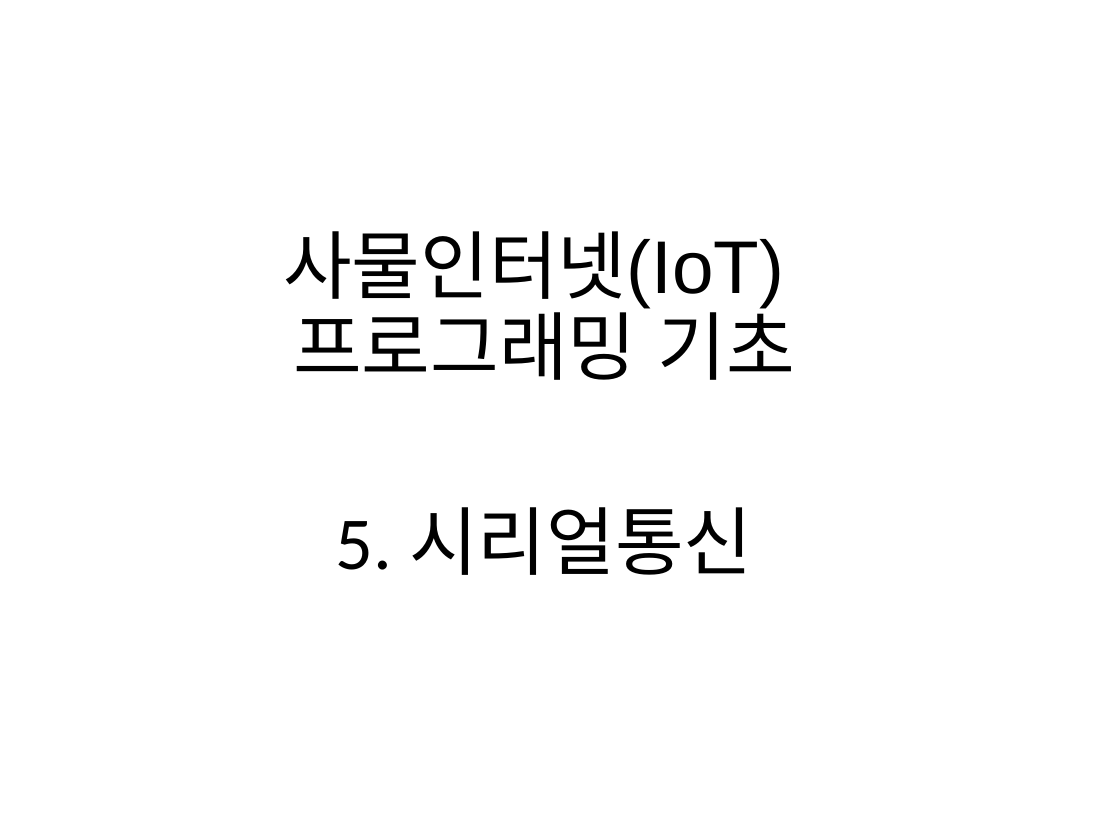
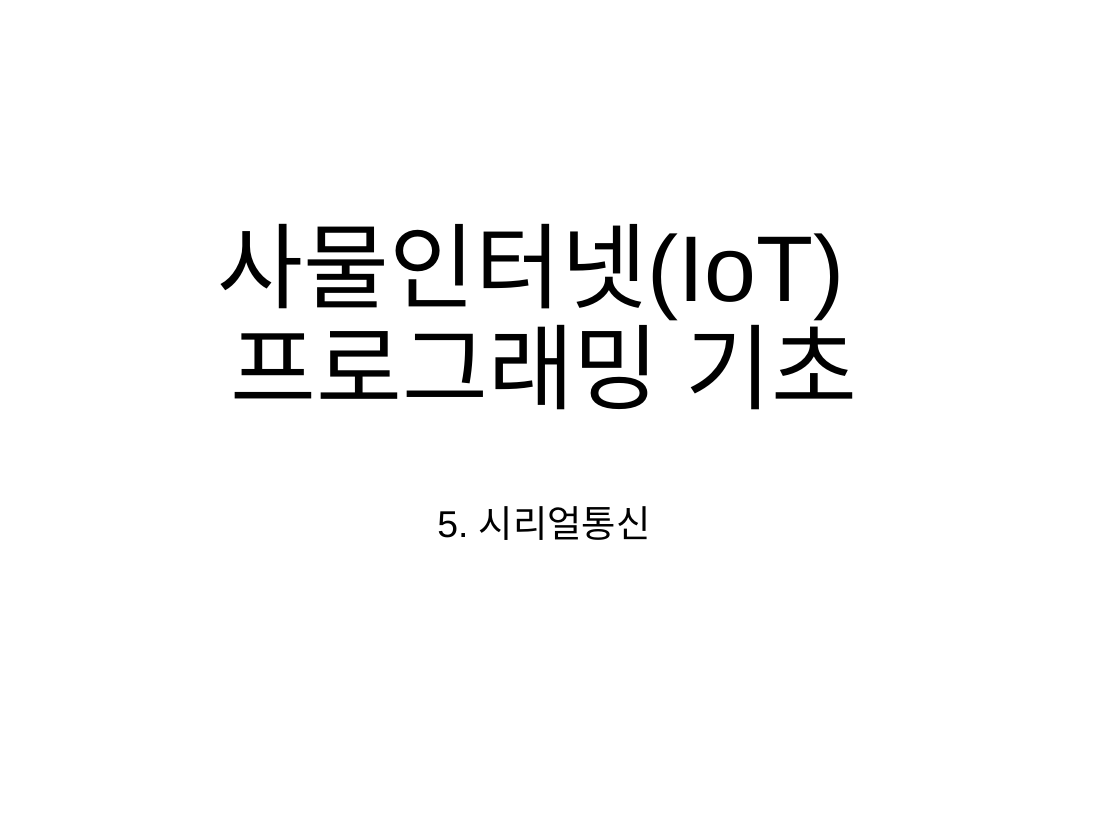
Before and after one commit to iot2019/Week05, a slide deck: slide 1 of Week05.pptx. Drawn at 1120x840 pixels with LibreOffice and Linux fonts; fonts in the diff are those of the drawing. Boxes give left, top, right and bottom in pixels: in the first picture for what was removed or moved away, otherwise in the second. Text is boxed around its words. In the diff, an @@ line names an element or a change of style, - is before the commit and + after.

```diff
--- a/Week05.pptx
+++ b/Week05.pptx
@@ title "사물인터넷(IoT) 프로그래밍 기초": place and size @@
-title "사물인터넷(IoT) 프로그래밍 기초" at <box>283,231,794,380</box>
+title "사물인터넷(IoT) 프로그래밍 기초" at <box>218,223,858,410</box>
@@ title "사물인터넷(IoT) 프로그래밍 기초" at <box>218,223,858,410</box>: size 48 to 60 pt; font Calibri to Arial in "사물인터넷(IoT) 프로그래밍 기초" @@
@@ subtitle "5. 시리얼통신" at <box>437,506,651,540</box>: size 48 to 24 pt, font Calibri to Arial @@
```
Also in this commit, not shown: 4 other slides changed, 5 slides added.
